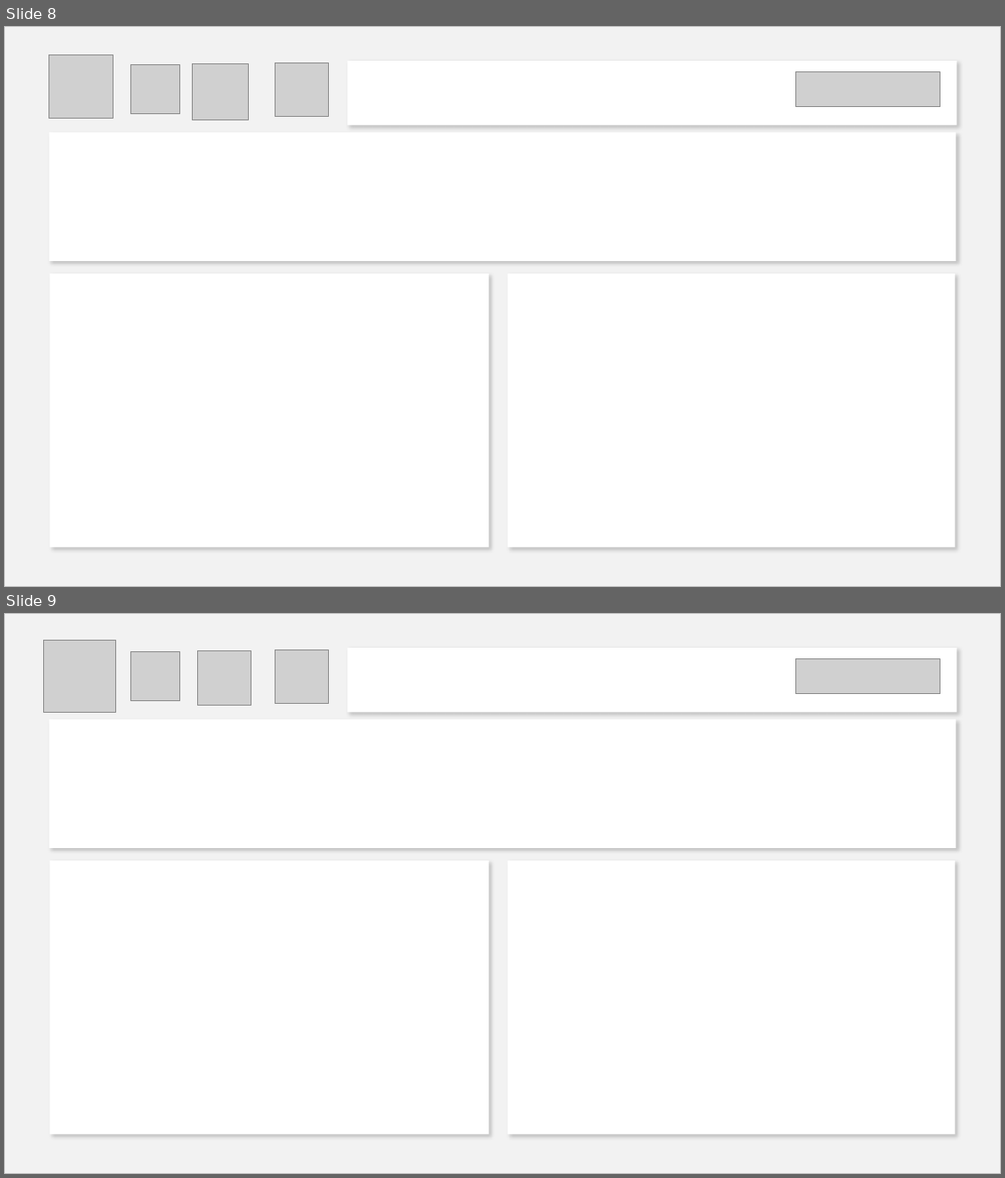
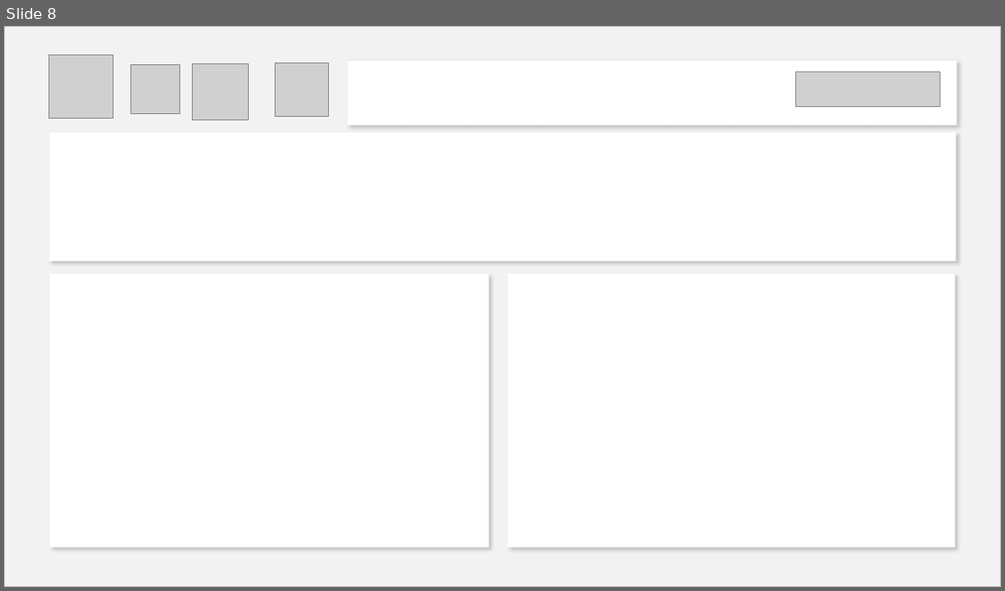
Before and after one commit to EdithRP/Fedepapa_Analisis_y_Recaudo, a slide deck: plantillaspowerbi.pptx. Shown one above the other, each under a label of ours: slides 8 and 9 before the commit, slide 8 after it. The pictures are 1005x1178 and 1005x591 pixels, drawn with LibreOffice and Linux fonts; fonts in the diff are those of the drawing; grey boxes stand for pictures. Boxes give left, top, right and bottom in pixels: in the first picture for what was removed or moved away, otherwise in the second. Text is boxed around its words. In the diff, an @@ line names an element or a change of style, - is before the commit and + after.

```diff
--- a/plantillaspowerbi.pptx
+++ b/plantillaspowerbi.pptx
@@ slide 9 removed at (x1=4, y1=613, x2=1001, y2=1174), background #FFFFFF @@
@@ rectangle removed at (x1=4, y1=613, x2=1001, y2=1174) @@
@@ picture removed at (x1=43, y1=640, x2=115, y2=713) @@
@@ picture removed at (x1=130, y1=652, x2=179, y2=701) @@
@@ picture removed at (x1=198, y1=651, x2=251, y2=705) @@
@@ picture removed at (x1=275, y1=649, x2=329, y2=704) @@
@@ rectangle removed at (x1=348, y1=648, x2=956, y2=713) @@
@@ picture removed at (x1=796, y1=658, x2=941, y2=694) @@
@@ rectangle removed at (x1=48, y1=719, x2=956, y2=848) @@
@@ rectangle removed at (x1=49, y1=860, x2=488, y2=1135) @@
@@ rectangle removed at (x1=507, y1=860, x2=955, y2=1135) @@
```
Also in this commit, not shown: 2 slides changed, 1 slide added, 12 other files.
